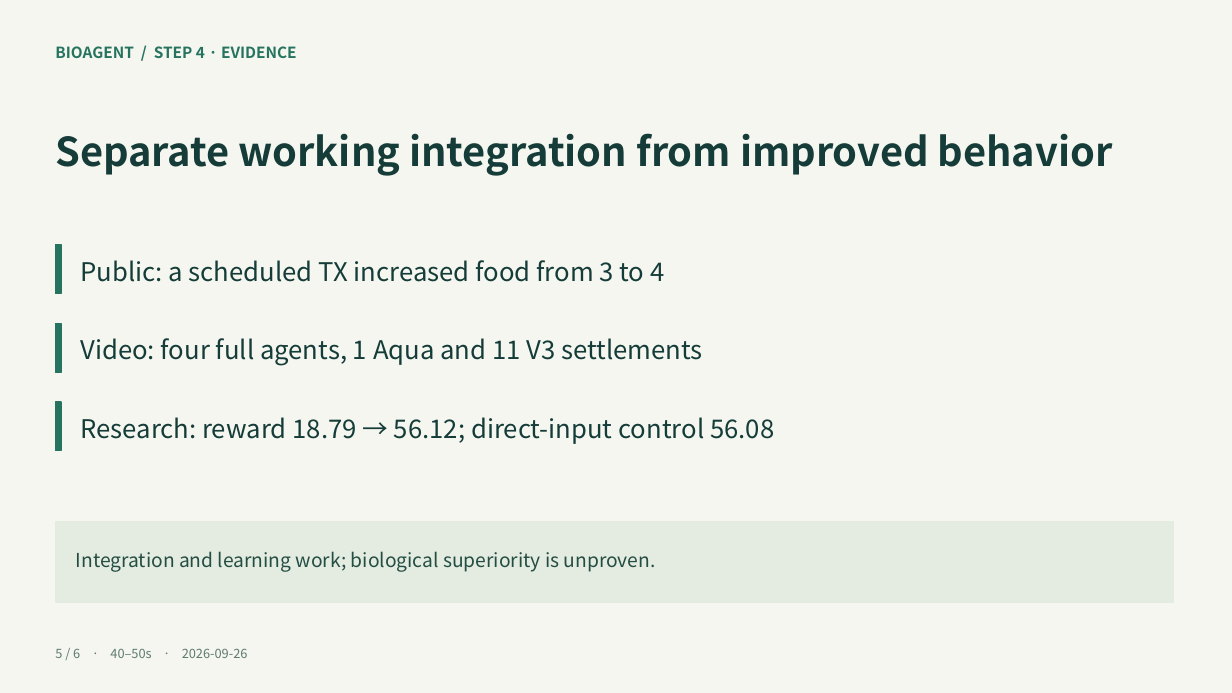
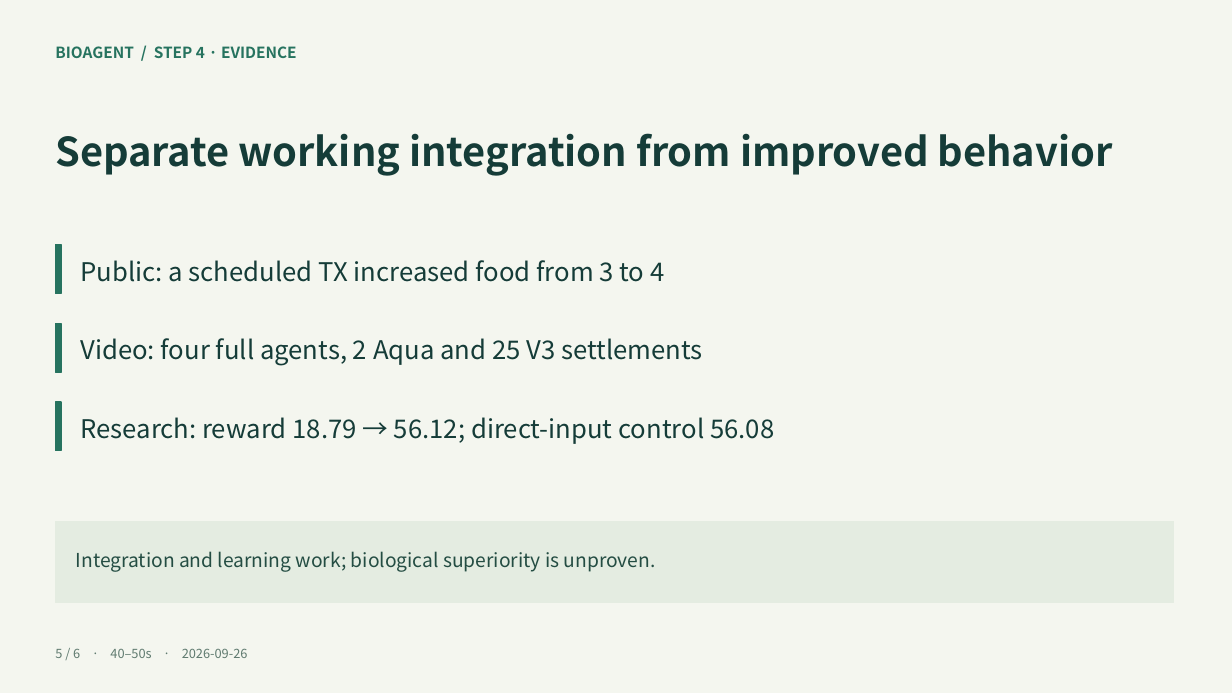
Before and after one commit to Polonity/ethglobaltokyo2026-bio-agent, a slide deck: slide 5 of docs/submission/presenter-kit/explanation-en.pptx. Drawn at 1232x693 pixels with LibreOffice and Linux fonts; fonts in the diff are those of the drawing. Boxes give left, top, right and bottom in pixels: in the first picture for what was removed or moved away, otherwise in the second. Text is boxed around its words. In the diff, an @@ line names an element or a change of style, - is before the commit and + after.

```diff
--- a/docs/submission/presenter-kit/explanation-en.pptx
+++ b/docs/submission/presenter-kit/explanation-en.pptx
@@ text at [80, 338, 703, 366]: text changed @@
-Video: four full agents, 1 Aqua and 11 V3 settlements
+Video: four full agents, 2 Aqua and 25 V3 settlements
```
Also in this commit, not shown: 32 other files.
